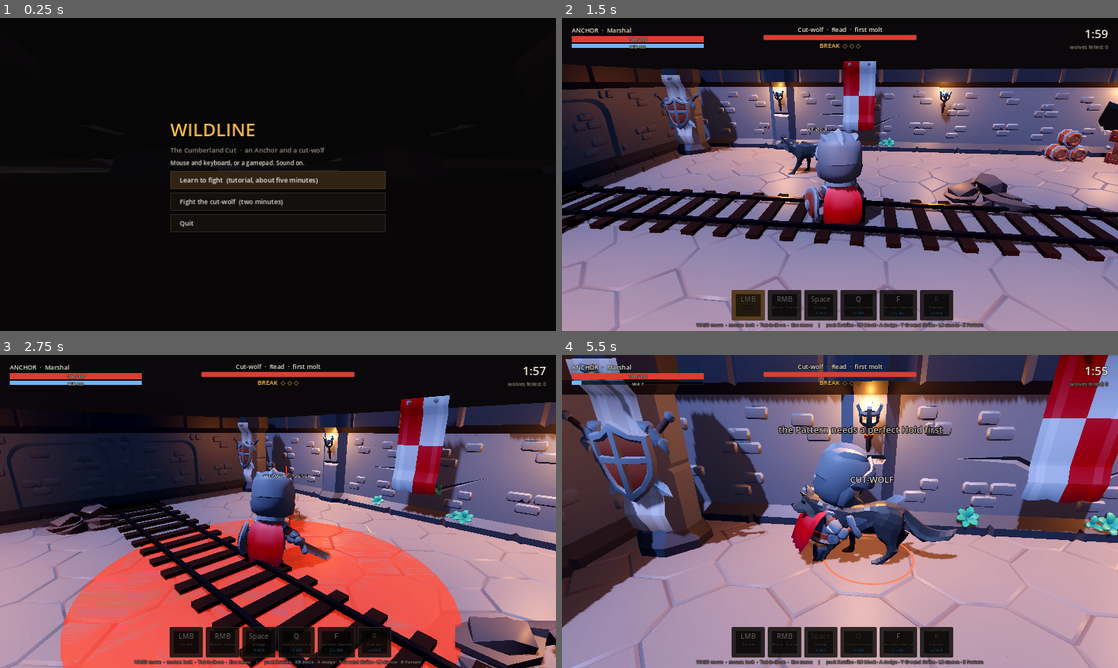
Above: before the commit, frames 1-4 (two rows, left to right).
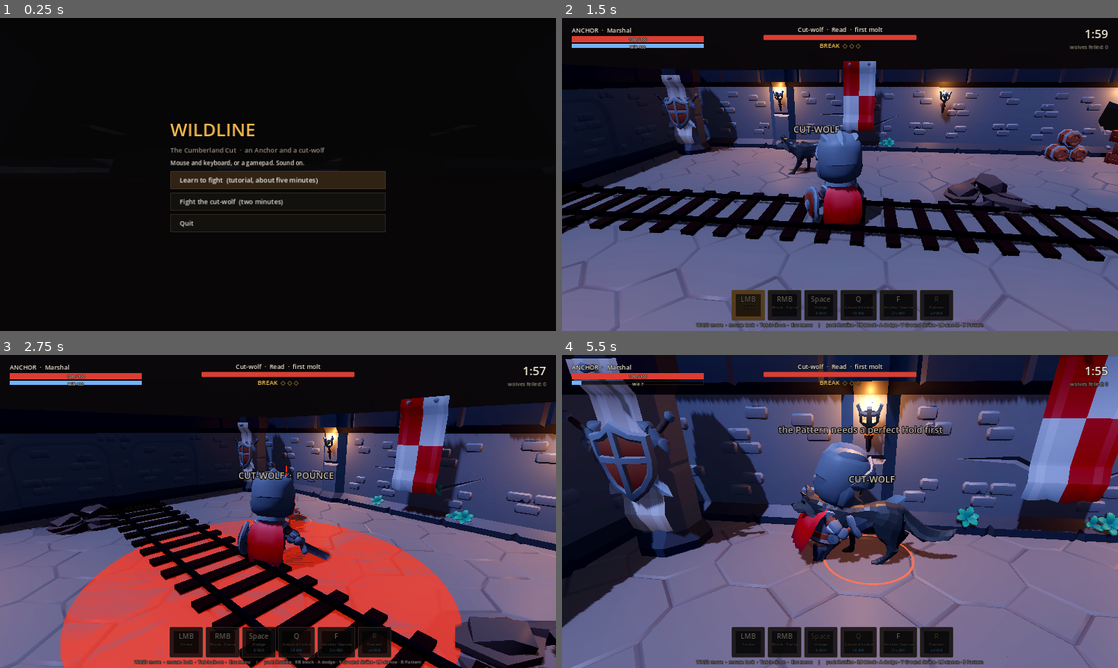
Above: after the commit, the same moments.

Repository: zglennon41-ctrl/Game-dev
Game: Godot game, scene res://game/scenes/main.tscn
The game is run twice, just before and just after one commit, with the same random seed, the same clock (stepped at 60 frames per second) and the same inputs.
Inputs (mouse positions are in pixels of both pictures, inside the frame that each line leads up to):
- Up to frame 1 (0.25 s): no input
- Up to frame 2 (1.5 s): click "Fight the cut-wolf (two minut…" at 0.5 s; move the mouse to (867, 174) at 1.27 s; hold W (move_up) from 1.28 s (still down); hold Tab (lock_on) from 1.28 s (still down); click (867, 174) at 1.42 s
- Up to frame 3 (2.75 s): keep holding W (move_up); move the mouse to (250, 511) at 2.02 s; release Tab (lock_on) at 2.03 s; tap J (attack) at 2.1 s; tap Tab (lock_on) at 2.3 s
- Up to frame 4 (5.5 s): keep holding W (move_up); move the mouse to (851, 505) at 2.77 s; hold Tab (lock_on) 2.78-3.53 s; tap K (block) at 2.85 s; tap R (pattern) at 3.5, 5.1 s; move the mouse to (834, 517) at 3.52 s; tap Space (dodge) at 3.6 s; click (834, 517) at 3.67 s; tap Tab (lock_on) at 3.8, 5.3 s; move the mouse to (878, 514) at 4.27 s; hold Tab (lock_on) 4.28-5.03 s; move the mouse to (795, 508) at 5.02 s

The runs differ from the first frame. In frame 2, 61% of the frame differs, in the area x 0-100%, y 13-100%; in frame 3, 42%; in frame 4, 74%, in the area x 0-100%, y 0-100%.
Error before the commit: Invalid call. Nonexistent function 'set_ignore_time_scale' in base 'Tween'. (res://game/scripts/world.gd:365)

Commit message:
Fix ring-wave tween for Godot 4.3; softer lighting; smaller wolf label; tutorial turns lock-on back on
Co-Authored-By: Claude Opus 5.5 <noreply@anthropic.com>
Claude-Session: https://claude.ai/code/session_01XKntTyvW34zzsoDaMPyZM1

Diff:
--- a/game/scripts/tutorial.gd
+++ b/game/scripts/tutorial.gd
@@ -21,8 +21,8 @@
 	steps = [
 		{ "title": "Move", "text": "[b]WASD[/b] moves; the [b]mouse[/b] turns the camera. [b]Tab[/b] locks on to a foe and back off. Walk to the yard-wolf on its chain.",
 		  "enter": _enter_move, "on": _on_move, "frame": _frame_move },
-		{ "title": "Strike", "text": "[b]Left click[/b] swings the sword. Keep pressing and the swings chain into a three-hit combo; the third hits hardest. Land a full combo.",
-		  "on": _on_combo, "progress": _prog_combo },
+		{ "title": "Strike", "text": "You are locked on to the wolf now ([b]Tab[/b] toggles it). [b]Left click[/b] swings the sword. Keep pressing and the swings chain into a three-hit combo; the third hits hardest. Land a full combo.",
+		  "enter": _enter_lock, "on": _on_combo, "progress": _prog_combo },
 		{ "title": "Dodge", "text": "[b]Space[/b] dodges in the direction you are moving (backward if you are still). For a moment in the middle of it, nothing can touch you. It costs 8 Will. Dodge twice.",
 		  "on": _on_dodge, "progress": _prog_n2 },
 		{ "title": "Block and parry", "text": "Now it bites. When it winds up it glows red, a [b]![/b] rises over it, and its …(215 unchanged characters)…
@@ -45,6 +45,10 @@
 	fight.w_pos = fight.p_pos + Vector2(6.0, -2.0)
 	fight.p_lock = false
 	world.lock_on = false
+
+func _enter_lock() -> void:
+	fight.p_lock = true
+	world.lock_on = true
 
 func _enter_bite() -> void:
 	fight.passive = true
--- a/game/scripts/world.gd
+++ b/game/scripts/world.gd
@@ -100,7 +100,7 @@
 	env.fog_light_color = Color(0.06, 0.05, 0.06)
 	env.fog_density = 0.022
 	env.tonemap_mode = Environment.TONE_MAPPER_FILMIC
-	env.tonemap_exposure = 1.05
+	env.tonemap_exposure = 0.9
 	env.glow_enabled = true
 	env.glow_intensity = 0.7
 	env.glow_bloom = 0.08
@@ -114,7 +114,7 @@
 	var moon := DirectionalLight3D.new()
 	moon.rotation_degrees = Vector3(-62, -35, 0)
 	moon.light_color = Color(0.6, 0.68, 0.95)
-	moon.light_energy = 0.55
+	moon.light_energy = 0.4
 	moon.shadow_enabled = true
 	moon.directional_shadow_max_distance = 40.0
 	add_child(moon)
@@ -170,8 +170,9 @@
 				var t := _piece("torch_mounted", Vector3(wx, 2.4, side * (hd - 0.45)), 0.0 if side < 0 else 180.0)
 				var light := OmniLight3D.new()
 				light.light_color = Color(1.0, 0.6, 0.3)
-				light.light_energy = 2.2
-				light.omni_range = 9.0
+				light.light_energy = 1.5
+				light.omni_range = 7.5
+				light.omni_attenuation = 1.6
 				light.shadow_enabled = false
 				light.position = Vector3(0, 0.6, 0.25)
 				t.add_child(light)
@@ -239,7 +240,9 @@
 		l.outline_size = 10
 		l.outline_modulate = Color(0, 0, 0, 0.85)
 		add_child(l)
-	_wolf_label.font_size = 40
+	_wolf_label.font_size = 28
+	_wolf_label.fixed_size = true
+	_wolf_label.pixel_size = 0.0012
 	_wolf_label.modulate = C_DIM
 	_alert.font_size = 120
 	_alert.text = "!"
@@ -362,7 +365,6 @@
 	mi.material_override = m
 	add_child(mi)
 	var tw: Tween = create_tween()
-	tw.set_ignore_time_scale(true)
 	tw.set_parallel(true)
 	tw.tween_property(mi, "scale", Vector3(radius, 0.05, radius), 0.35).set_ease(Tween.EASE_OUT)
 	tw.tween_property(m, "albedo_color:a", 0.0, 0.35)
@@ -568,7 +570,7 @@
 	# Torches flicker.
 	for idx in _torches.size():
 		var l: OmniLight3D = _torches[idx]
-		l.light_energy = 2.0 + 0.35 * sin(_clock * 9.0 + idx * 1.7) + 0.2 * sin(_clock * 23.0 + idx)
+		l.light_energy = 1.4 + 0.25 * sin(_clock * 9.0 + idx * 1.7) + 0.15 * sin(_clock * 23.0 + idx)
 
 	# Floaters rise and fade (in real time, so they read during hit-stop).
 	for fl in _floaters.duplicate():
